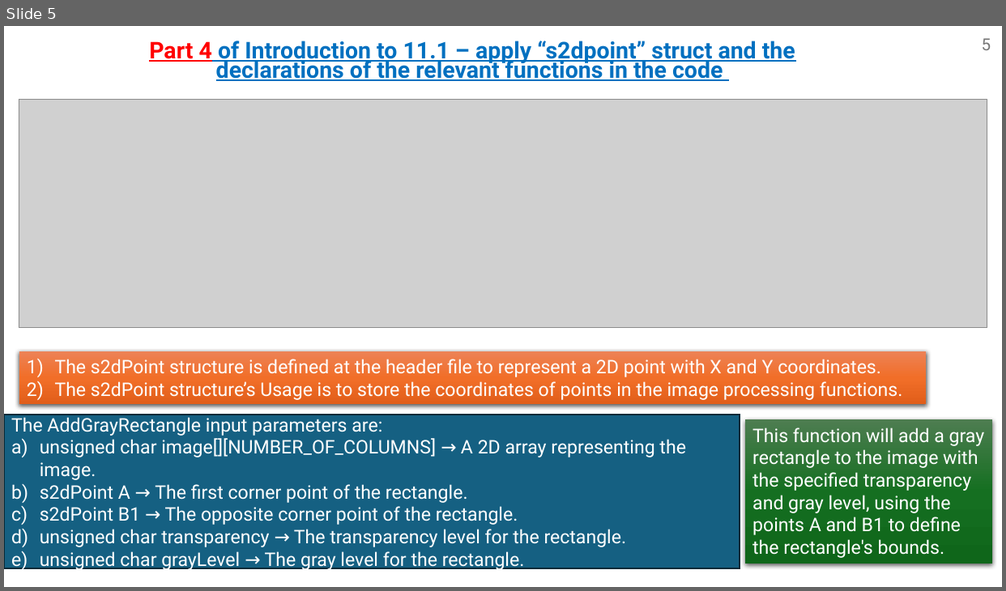
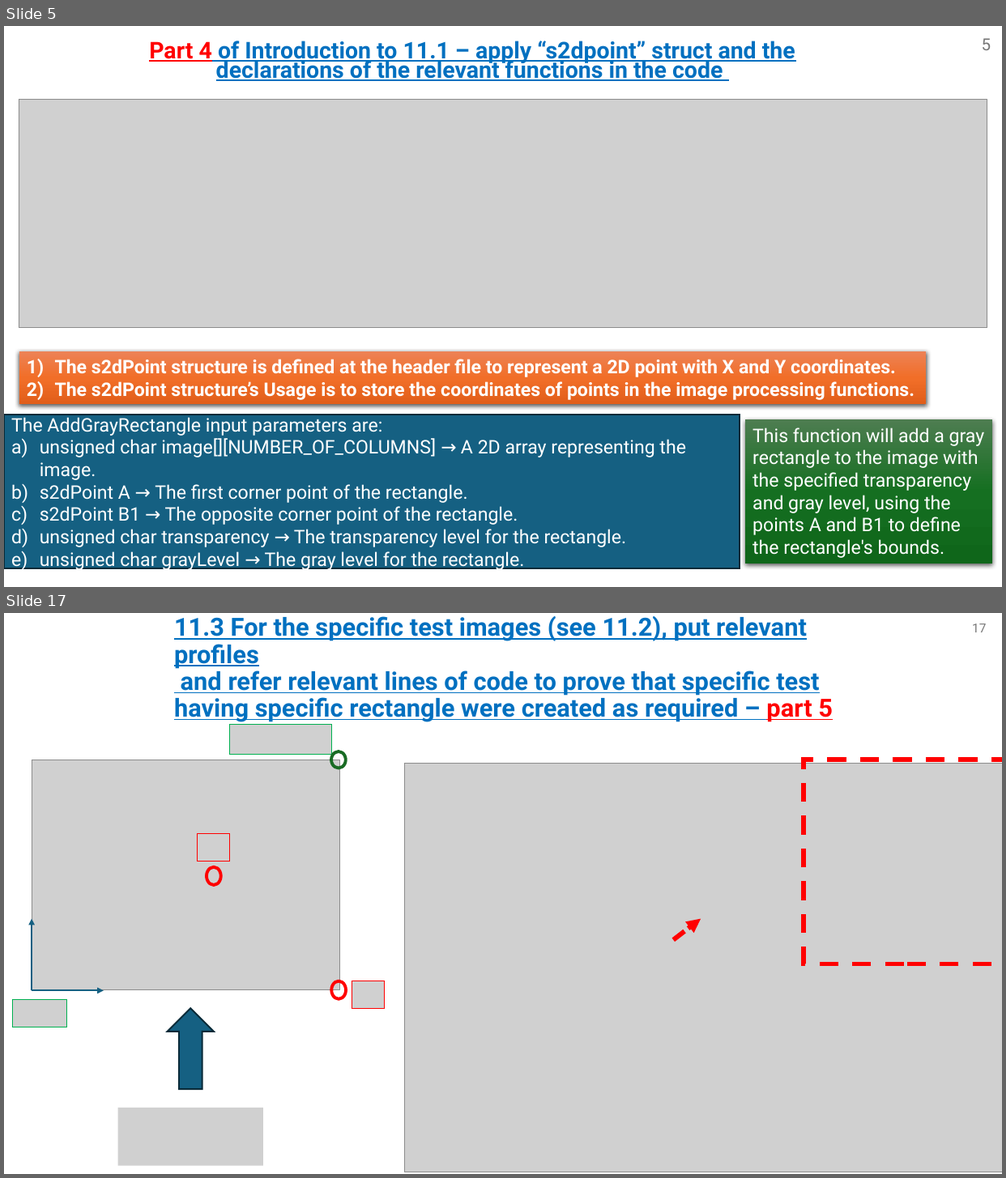
Before and after one commit to omripony/image-processing, a slide deck: labs/Assignment_11.pptx. Shown one above the other, each under a label of ours: slide 5 before the commit, slides 5 and 17 after it; the slides between them are not shown. The pictures are 1006x591 and 1006x1178 pixels, drawn with LibreOffice and Linux fonts; fonts in the diff are those of the drawing; grey boxes stand for pictures. Boxes give left, top, right and bottom in pixels: in the first picture for what was removed or moved away, otherwise in the second. Text is boxed around its words. In the diff, an @@ line names an element or a change of style, - is before the commit and + after.

```diff
--- a/labs/Assignment_11.pptx
+++ b/labs/Assignment_11.pptx
@@ slide 17 added at (x1=4, y1=613, x2=1002, y2=1174), background #FFFFFF @@
@@ text added at (x1=174, y1=616, x2=833, y2=722), 24 pt, text #0070C0, bold, underline @@
+11.3 For the specific test images (see 11.2), put relevant profiles
+and refer relevant lines of code to prove that specific test having specific rectangle were created as required – part 5
@@ page number added at (x1=972, y1=624, x2=986, y2=632), 12 pt, text #797979 @@
+17
@@ picture added at (x1=404, y1=764, x2=1002, y2=1172) @@
@@ rectangle added at (x1=804, y1=760, x2=1002, y2=964), outline #FF0000 4.5 pt dashed @@
@@ arrow added from (673, 940) to (701, 919), #FF0000 4.5 pt dashed @@
@@ group added at (x1=12, y1=725, x2=385, y2=1166): 6 pictures, 3 ellipses, 2 arrows, 1 right arrow @@
@@ slide 5 changed as well @@
@@ rectangle "The s2dPoint structure is defined ..." at (x1=19, y1=352, x2=927, y2=405): bold on @@
```
Also in this commit, not shown: 5 other slides changed, 22 other slides added, 9 slides removed.
